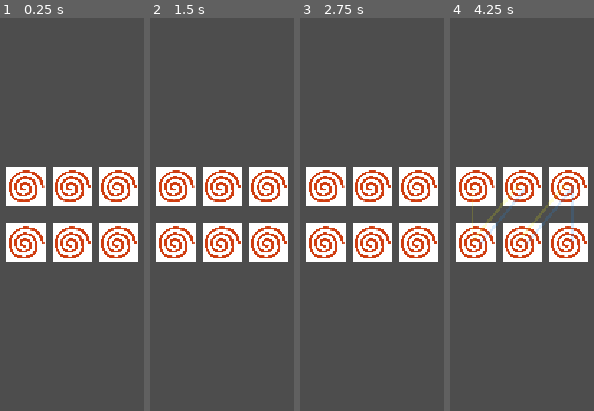
Above: before the commit, frames 1-4 (left to right).
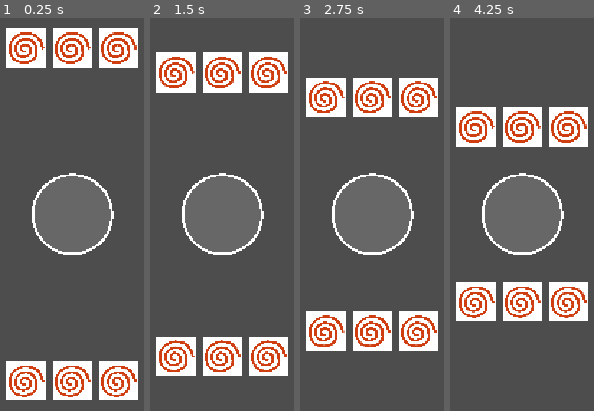
Above: after the commit, the same moments.

Repository: Mvfm-25/Deadlock-Manager
Game: Godot game, scene res://cenas/mapa.tscn
The game is run twice, just before and just after one commit, with the same random seed, the same clock (stepped at 60 frames per second) and the same inputs.
Inputs:
- Up to frame 1 (0.25 s): no input
- Up to frame 2 (1.5 s): no input
- Up to frame 3 (2.75 s): no input
- Up to frame 4 (4.25 s): no input

The runs differ from the first frame. In frame 1, 36% of the frame differs, in the area x 4-96%, y 2-98%; in frame 2, 36%, in the area x 4-96%, y 8-92%; in frame 3, 36%; in frame 4, 36%.

Commit message:
Comportamento de pontos de controle. Rifts do Deadlock.

Diff:
--- a/deadlock-manager/cenas/mapa.tscn
+++ b/deadlock-manager/cenas/mapa.tscn
@@ -1,18 +1,23 @@
 [gd_scene format=3 uid="uid://3ssosdlv7an4"]
 
 [ext_resource type="PackedScene" path="res://cenas/onda.tscn" id="1_onda"]
+[ext_resource type="PackedScene" path="res://cenas/ponto_controle.tscn" id="2_ponto"]
+[ext_resource type="Script" path="res://scripts/mapa.gd" id="3_mapa"]
 
 [node name="Mapa" type="Node2D" unique_id=133120531]
+script = ExtResource("3_mapa")
 
 [node name="TileMapLayer" type="TileMapLayer" parent="." unique_id=1468331215]
 
 [node name="Spawns" type="Node2D" parent="." unique_id=487443152]
 
 [node name="SpawnMother" type="Node2D" parent="Spawns" unique_id=582875992 groups=["spawn_ArchMother"]]
-position = Vector2(0, 426)
+position = Vector2(0, 2600)
 
 [node name="SpawnKing" type="Node2D" parent="Spawns" unique_id=1894555378 groups=["spawn_HiddenKing"]]
-position = Vector2(0, -426)
+position = Vector2(0, -2600)
+
+[node name="PontoControle" parent="." instance=ExtResource("2_ponto")]
 
 [node name="Ondas" type="Node2D" parent="." unique_id=1656990257]
 
@@ -25,3 +30,18 @@
 [node name="Camera2D" type="Camera2D" parent="." unique_id=1066722705]
 position = Vector2(-6, -312)
 zoom = Vector2(0.095, 0.095)
+
+[node name="Interface" type="CanvasLayer" parent="."]
+
+[node name="FimDeJogo" type="Label" parent="Interface"]
+visible = false
+anchors_preset = 15
+anchor_right = 1.0
+anchor_bottom = 1.0
+grow_horizontal = 2
+grow_vertical = 2
+theme_override_font_sizes/font_size = 64
+horizontal_alignment = 1
+vertical_alignment = 1
+
+[connection signal="capturado" from="PontoControle" to="." method="_on_ponto_controle_capturado"]
--- /dev/null
+++ b/deadlock-manager/cenas/ponto_controle.tscn
@@ -0,0 +1,15 @@
+[gd_scene format=3]
+
+[ext_resource type="Script" path="res://scripts/ponto_controle.gd" id="1_ponto"]
+
+[sub_resource type="CircleShape2D" id="CircleShape2D_ponto"]
+radius = 600.0
+
+[node name="PontoControle" type="Area2D" groups=["ponto_controle"]]
+script = ExtResource("1_ponto")
+
+[node name="CollisionShape2D" type="CollisionShape2D" parent="."]
+shape = SubResource("CircleShape2D_ponto")
+
+[connection signal="area_entered" from="." to="." method="_on_area_entered"]
+[connection signal="area_exited" from="." to="." method="_on_area_exited"]
--- /dev/null
+++ b/deadlock-manager/scripts/mapa.gd
@@ -0,0 +1,7 @@
+extends Node2D
+
+# Fim de jogo: mostra quem capturou o ponto e congela a partida.
+func _on_ponto_controle_capturado(equipe: String) -> void :
+	$Interface/FimDeJogo.text = "%s capturou o ponto!" % equipe
+	$Interface/FimDeJogo.show()
+	get_tree().paused = true
--- a/deadlock-manager/scripts/minion.gd
+++ b/deadlock-manager/scripts/minion.gd
@@ -28,6 +28,13 @@
 
 # Quantas vezes o raio da hit box a visão alcança
 @export var alcanceVisao:float = 3.0
+
+# Onda a que pertence e o seu lugar na formação dela. Quem preenche é a Onda.
+var onda:Onda = null
+var indice:int = 0
+
+# Pixels por segundo. Maior que a velocidade da onda, para conseguir alcançá-la.
+@export var velocidade:float = 450.0
 
 # Ajusta a hit box e a visão ao tamanho da textura do Sprite2D
 func ajustaColisoes() -> void :
@@ -131,6 +138,8 @@
 	ajustaColisoes()
 
 
-# Called every frame. 'delta' is the elapsed time since the previous frame.
+# Sem alvo, anda até o seu lugar na formação da onda; com alvo, fica parado atirando.
 func _process(delta: float) -> void:
-	pass
+	if onda == null or not visible or alvo != null :
+		return
+	global_position = global_position.move_toward(onda.posicaoNaFormacao(indice), velocidade * delta)
--- a/deadlock-manager/scripts/onda.gd
+++ b/deadlock-manager/scripts/onda.gd
@@ -9,40 +9,77 @@
 @export var quantidade:int = 3
 @export var tempoRespawn:float = 5.0
 
+# Segundos a mais de re-spawn para cada vez que a onda já foi eliminada antes
+@export var pesoRespawn:float = 3.0
+
 # Distância entre os minions na linha de formação
 @export var espacamento:float = 700.0
+
+# Velocidade com que a onda avança pela lane, em pixels por segundo
+@export var velocidade:float = 300.0
 
 # Ponto de spawn da equipe: o nó do mapa que está no grupo "spawn_<equipe>".
 var spawnPoint:Node2D = null
 
+# Fim da lane: o nó do mapa que está no grupo "ponto_controle".
+var destino:Node2D = null
+
+# Quanto a onda já andou pela lane, em pixels a partir do spawn point.
+var avanco = 0.0
+
 var minions = []
 var vivos = 0
 
-# Posição do i-ésimo minion: uma linha horizontal centrada no spawn point.
+# Quantas vezes a onda inteira já foi eliminada.
+var mortes = 0
+
+# Início da lane.
+func origem() -> Vector2 :
+	return spawnPoint.global_position if spawnPoint != null else global_position
+
+# Vetor do início ao fim da lane: uma reta do spawn point ao ponto de controle.
+func lane() -> Vector2 :
+	return destino.global_position - origem() if destino != null else Vector2.ZERO
+
+# Onde a onda está na lane. Os minions se movem sozinhos, cada um buscando o
+# seu lugar na formação em volta deste ponto.
+func ancora() -> Vector2 :
+	return origem() + lane().normalized() * avanco
+
+# Posição do i-ésimo minion: uma linha centrada na âncora, atravessada na lane.
 func posicaoNaFormacao(indice:int) -> Vector2 :
-	var centro = spawnPoint.global_position if spawnPoint != null else global_position
+	var lado = lane().normalized().orthogonal() if destino != null else Vector2.RIGHT
 	var deslocamento = (indice - (quantidade - 1) / 2.0) * espacamento
-	return centro + Vector2(deslocamento, 0)
+	return ancora() + lado * deslocamento
+
+# A onda está em combate enquanto algum minion vivo dela tiver alvo.
+func emCombate() -> bool :
+	return minions.any(func(m): return m.visible and m.alvo != null)
 
 # Cria os minions da onda, já em formação.
 func criaMinions() -> void :
 	for i in quantidade :
 		var minion = CENA_MINION.instantiate() as Minion
 		minion.equipe = equipe
+		minion.onda = self
+		minion.indice = i
 		minion.morreu.connect(_on_minion_morreu)
 		add_child(minion)
 		minion.global_position = posicaoNaFormacao(i)
 		minions.append(minion)
 	vivos = quantidade
 
-# A onda só começa a contar o re-spawn quando o último minion morre.
+# A onda só começa a contar o re-spawn quando o último minion morre, e demora
+# mais a cada eliminação: a primeira espera 'tempoRespawn', as seguintes somam 'pesoRespawn'.
 func _on_minion_morreu() -> void :
 	vivos -= 1
 	if vivos <= 0 :
-		$Respawn.start(tempoRespawn)
+		$Respawn.start(tempoRespawn + pesoRespawn * mortes)
+		mortes += 1
 
-# Chamada no timeout do Timer 'Respawn': a onda inteira volta de uma vez.
+# Chamada no timeout do Timer 'Respawn': a onda inteira volta de uma vez, do início da lane.
 func respawna() -> void :
+	avanco = 0.0
 	for i in minions.size() :
 		minions[i].spawn(posicaoNaFormacao(i))
 	vivos = minions.size()
@@ -52,4 +89,14 @@
 	spawnPoint = get_tree().get_first_node_in_group("spawn_" + equipe) as Node2D
 	if spawnPoint == null :
 		push_warning("Onda '%s': nenhum spawn point no grupo 'spawn_%s'." % [name, equipe])
+	destino = get_tree().get_first_node_in_group("ponto_controle") as Node2D
+	if destino == null :
+		push_warning("Onda '%s': nenhum nó no grupo 'ponto_controle'." % name)
 	criaMinions()
+
+
+# A onda avança até o fim da lane, mas para enquanto estiver em combate.
+func _process(delta: float) -> void:
+	if vivos <= 0 or emCombate() :
+		return
+	avanco = min(avanco + velocidade * delta, lane().length())
--- /dev/null
+++ b/deadlock-manager/scripts/ponto_controle.gd
@@ -0,0 +1,67 @@
+extends Area2D
+
+class_name PontoControle
+
+const LARGURA_BORDA = 40.0
+const LARGURA_PROGRESSO = 100.0
+
+# Emitido quando uma equipe completa a captura; o Mapa usa para encerrar o jogo.
+signal capturado(equipe:String)
+
+# Segundos seguidos que uma equipe precisa ficar sozinha no ponto para capturá-lo
+@export var tempoCaptura:float = 30.0
+
+var minionsNaArea = []
+
+var equipeCapturando = ""
+var tempo = 0.0
+
+# Funções de presença no ponto, vendo quem entrou e saiu da área.
+# Minions mortos saem sozinhos: 'morre()' desliga a HitBox, o que dispara 'area_exited'.
+func _on_area_entered(area: Area2D) -> void :
+	var minion = area.get_parent() as Minion
+	if minion == null or area.name != "HitBox" :
+		return
+	if not minionsNaArea.has(minion) :
+		minionsNaArea.append(minion)
+
+func _on_area_exited(area: Area2D) -> void :
+	var minion = area.get_parent() as Minion
+	if minion == null or area.name != "HitBox" :
+		return
+	minionsNaArea.erase(minion)
+
+# Equipe que está sozinha no ponto, ou "" se ele está vazio ou disputado.
+func equipeSozinha() -> String :
+	var equipe = ""
+	for minion in minionsNaArea :
+		if equipe == "" :
+			equipe = minion.equipe
+		elif minion.equipe != equipe :
+			return ""
+	return equipe
+
+# Círculo do ponto e, por cima, um arco na cor de quem captura que se fecha com o tempo.
+func _draw() -> void :
+	var raio = $CollisionShape2D.shape.radius
+	draw_circle(Vector2.ZERO, raio, Color(1, 1, 1, 0.15))
+	draw_arc(Vector2.ZERO, raio, 0, TAU, 64, Color.WHITE, LARGURA_BORDA)
+	if tempo > 0.0 :
+		var cor = Minion.CORES_TIRO.get(equipeCapturando, Color.WHITE)
+		var fim = -PI / 2 + TAU * tempo / tempoCaptura
+		draw_arc(Vector2.ZERO, raio, -PI / 2, fim, 64, cor, LARGURA_PROGRESSO)
+
+
+# A contagem só anda enquanto a mesma equipe segue sozinha no ponto; se ele
+# esvazia, é disputado ou troca de mãos, volta ao zero.
+func _process(delta: float) -> void:
+	var equipe = equipeSozinha()
+	if equipe == "" or equipe != equipeCapturando :
+		equipeCapturando = equipe
+		tempo = 0.0
+	else :
+		tempo += delta
+		if tempo >= tempoCaptura :
+			set_process(false)
+			capturado.emit(equipe)
+	queue_redraw()
Not shown, added: deadlock-manager/scripts/mapa.gd.uid
Not shown, added: deadlock-manager/scripts/ponto_controle.gd.uid
